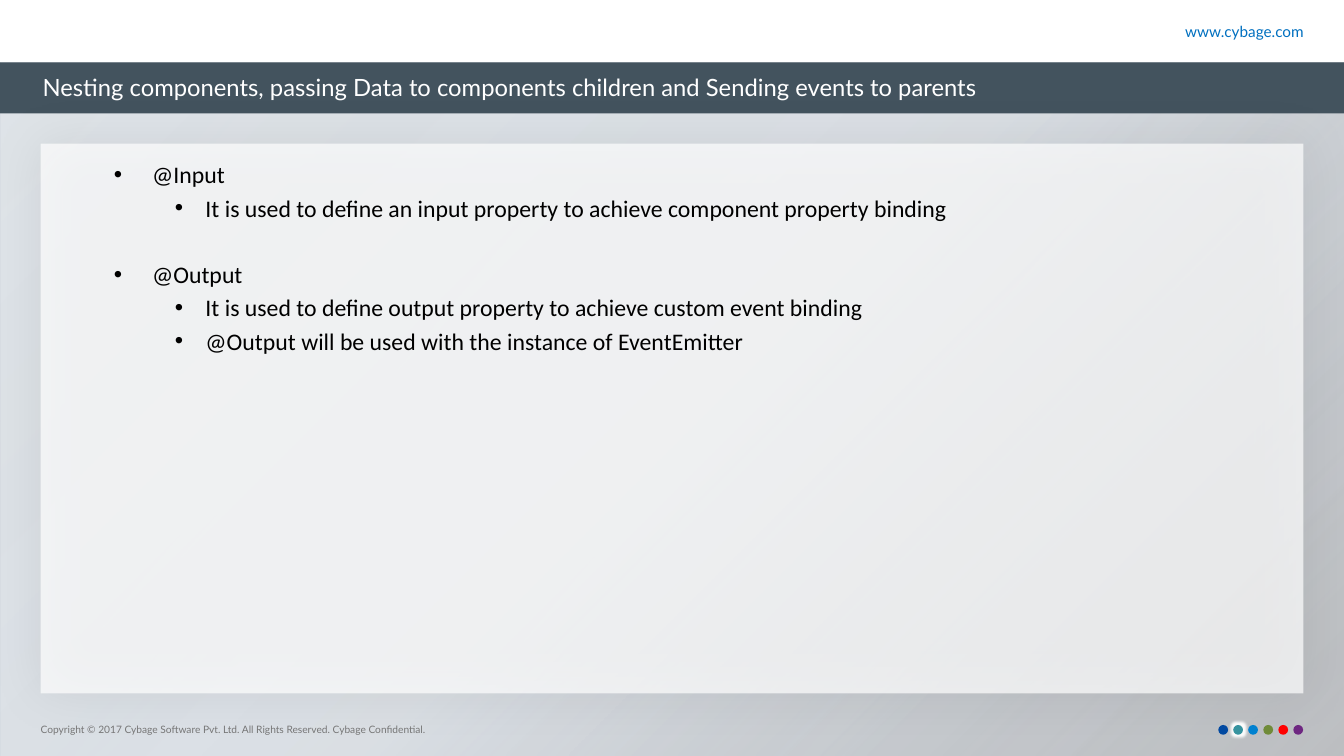
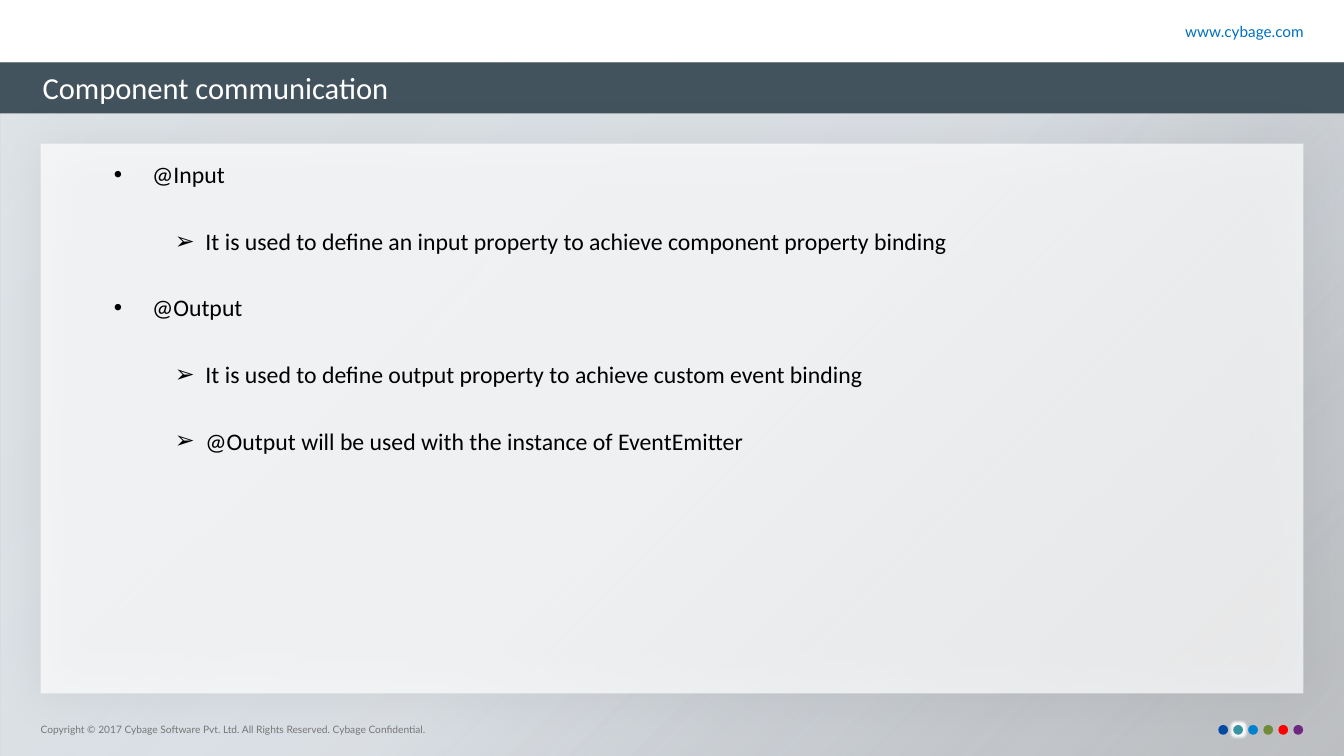
Before and after one commit to nileshpag/ppt, a slide deck: slide 13 of Angular2.pptx (slide 14 before the commit). Drawn at 1344x756 pixels with LibreOffice and Linux fonts; fonts in the diff are those of the drawing; background and template pictures are left out. Boxes give left, top, right and bottom in pixels: in the first picture for what was removed or moved away, otherwise in the second. Text is boxed around its words. In the diff, an @@ line names an element or a change of style, - is before the commit and + after.

```diff
--- a/Angular2.pptx
+++ b/Angular2.pptx
@@ title at (43,78,388,104): text changed; size 14 to 18 pt; font Lato to Calibri @@
-Nesting components, passing Data to components children and Sending events to parents
+Component communication
@@ text at (205,233,946,454): bullet • to ➢ @@
```
Also in this commit, not shown: 14 other slides changed, 2 slides removed.
